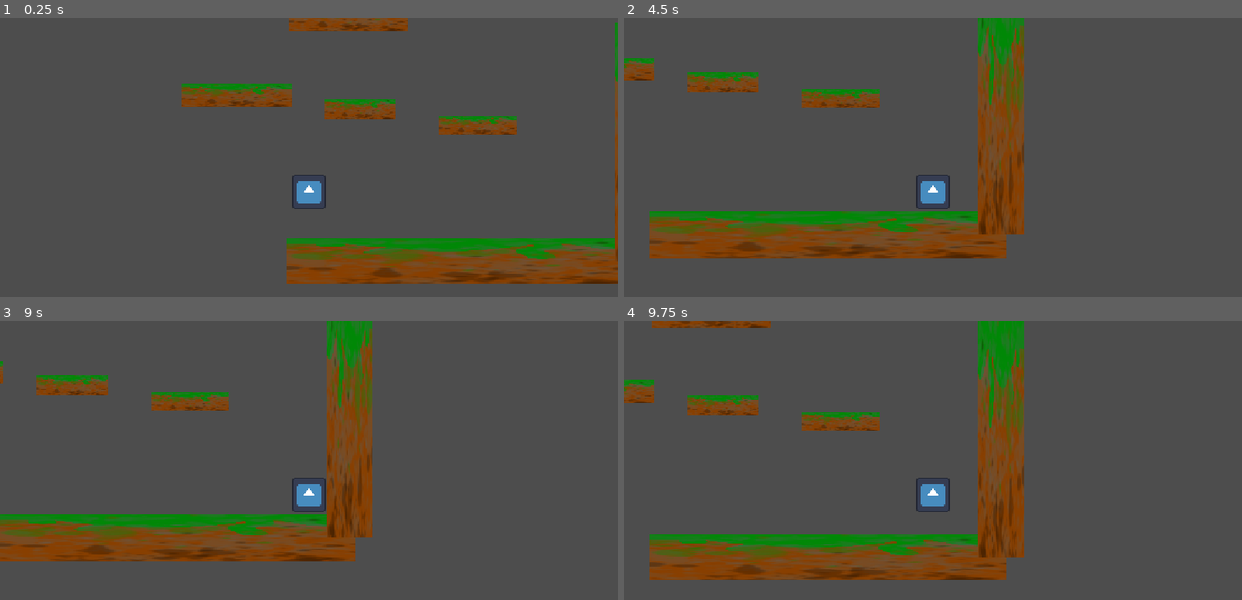
Above: before the commit, frames 1-4 (two rows, left to right).
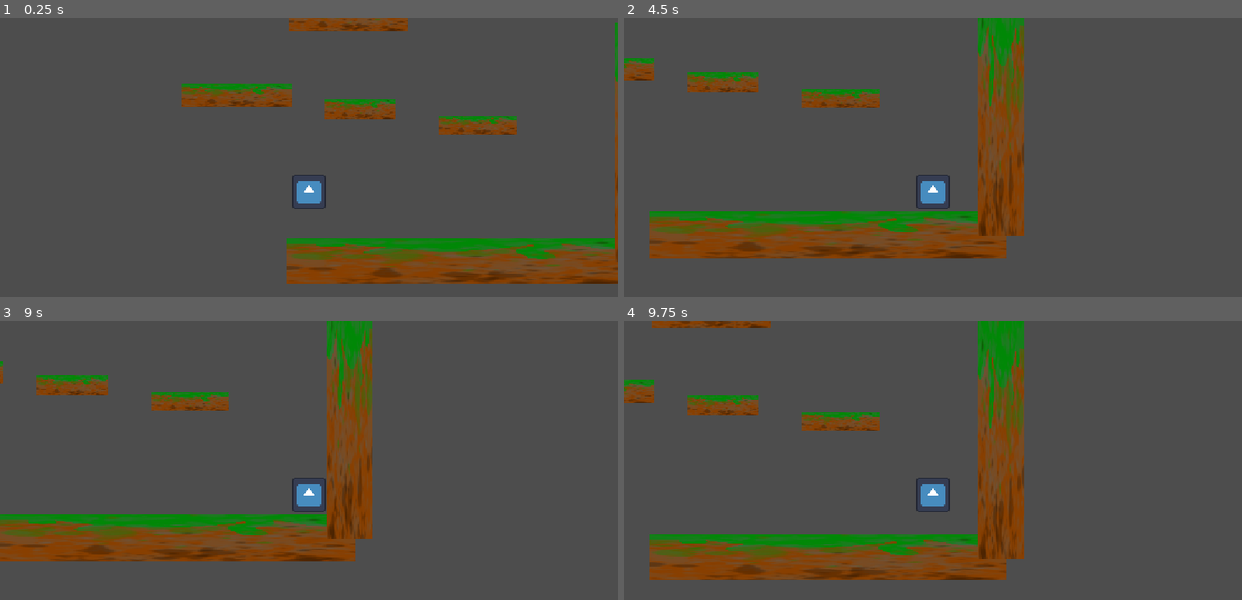
Above: after the commit, the same moments.

Repository: Guyiy1324/Jumpe-r-r-r-r-r-r-r-r
Game: Godot game, scene res://Scenes/map.tscn
The game is run twice, just before and just after one commit, with the same random seed, the same clock (stepped at 60 frames per second) and the same inputs. This scene is started directly instead of the project's main scene. The engine's default icon, where the game draws it, is replaced by a stand-in: a white triangle on a blue panel in a dark square.
Inputs:
- Up to frame 1 (0.25 s): no input
- Up to frame 2 (4.5 s): hold Right (ui_right) 0.53-2.03 s; hold Left (ui_left) 2.03-2.78 s; hold Right (ui_right) 2.78-4.28 s; hold Left (ui_left) from 4.28 s (still down)
- Up to frame 3 (9 s): release Left (ui_left) at 5.03 s; hold Right (ui_right) 5.03-5.78 s; hold Left (ui_left) 5.78-7.28 s; hold Right (ui_right) from 7.28 s (still down)
- Up to frame 4 (9.75 s): release Right (ui_right) at 9.53 s; hold Left (ui_left) from 9.53 s (still down)

The runs differ from the first frame. In frame 1, less than 0.1% of the frame differs, in the area x 99-100%, y 20-22%; in frame 2, less than 0.1%, in the area x 57-65%, y 6-79%; in frame 3, less than 0.1%; in frame 4, less than 0.1%.

Commit message:
idk bro

Diff:
--- a/jump-e-r/Scenes/map.tscn
+++ b/jump-e-r/Scenes/map.tscn
@@ -40,6 +40,8 @@
 shape = SubResource("RectangleShape2D_wijl4")
 
 [node name="Sprite2D" type="Sprite2D" parent="Platforms/Plat form"]
+position = Vector2(0, 0.5094452)
+scale = Vector2(1, 1.00398)
 texture = ExtResource("1_c7s6e")
 
 [node name="Platform little 2" type="StaticBody2D" parent="Platforms"]
--- a/jump-e-r/Scripts/main_menu.gd
+++ b/jump-e-r/Scripts/main_menu.gd
@@ -6,7 +6,6 @@
 	preload("res://Assets/Backgrounds/Screenshot 2026-11-14 161934.png"),
 	preload("res://Assets/Backgrounds/Screenshot 2026-11-14 162002.png"),
 	preload("res://Assets/Backgrounds/Screenshot 2026-11-14 162018.png"),
-	preload("res://Assets/Backgrounds/Screenshot 2026-11-14 162152.png"),
 	preload("res://Assets/Backgrounds/icon.png"),
 	preload("res://Assets/Backgrounds/Screenshot 2026-11-14 170728.png")
 ]
